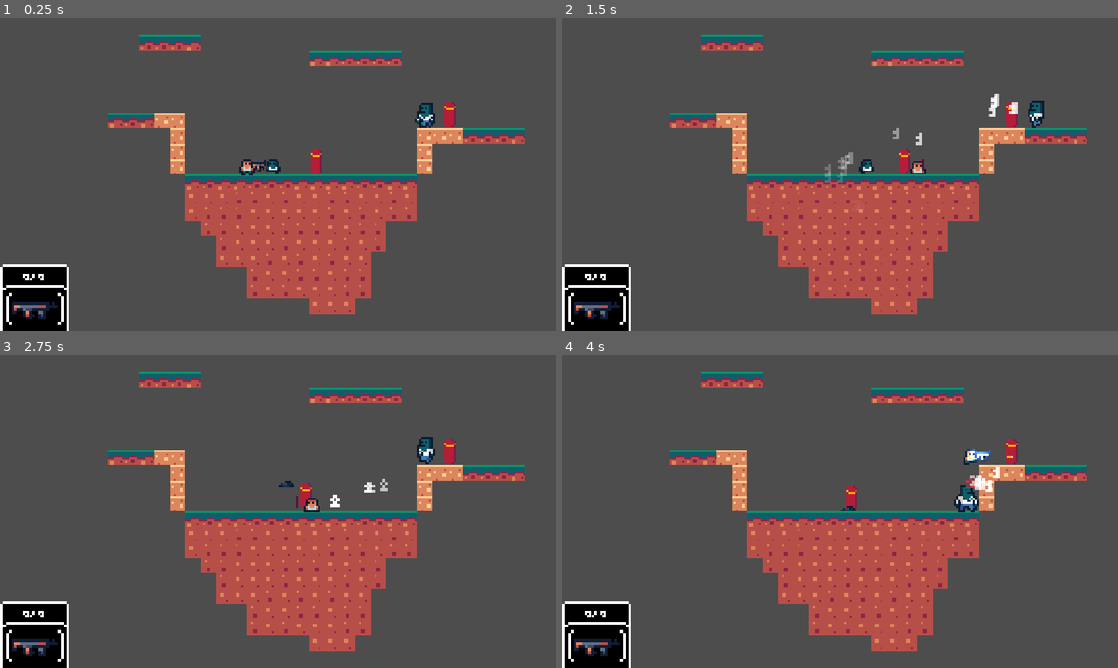
Above: before the commit, frames 1-4 (two rows, left to right).
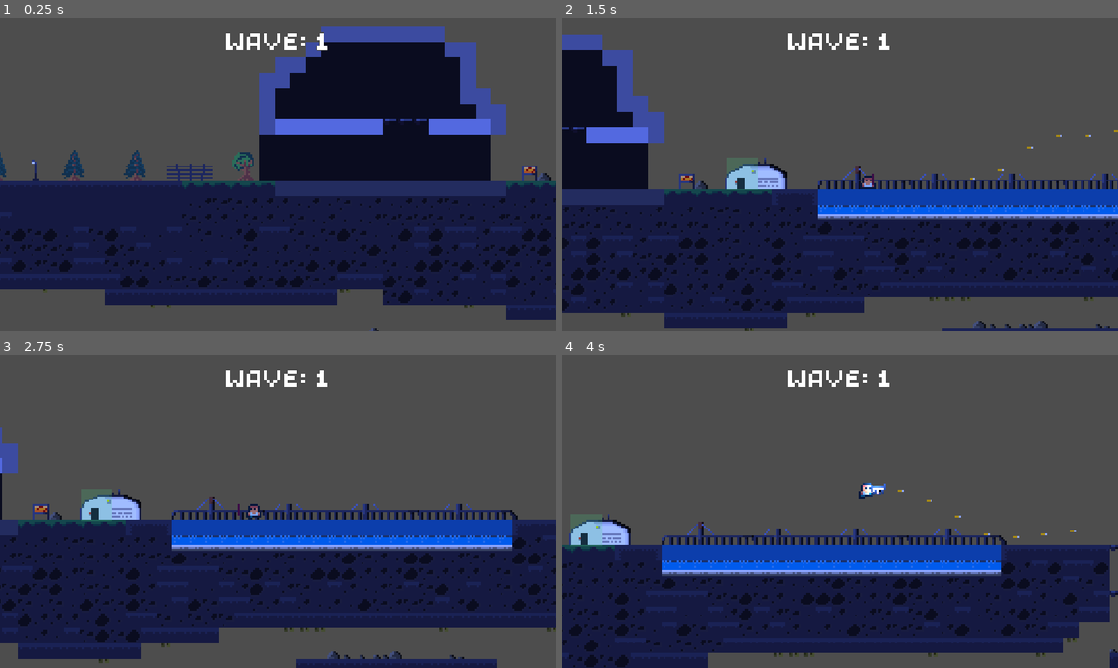
Above: after the commit, the same moments.

Repository: OllieBlomfield/zombie_game
Game: Godot game, scene res://scenes/levels/World.tscn
The game is run twice, just before and just after one commit, with the same random seed, the same clock (stepped at 60 frames per second) and the same inputs. Before the commit the project starts from res://scenes/levels/ollie_test_level.tscn.
Inputs:
- Up to frame 1 (0.25 s): no input
- Up to frame 2 (1.5 s): hold M (attack) 0.53-1.28 s; hold D (right) from 0.53 s (still down); tap Space (jump) at 0.77 s; tap R (next_weapon) at 1.35 s
- Up to frame 3 (2.75 s): tap Space (jump) at 1.52 s; release D (right) at 2.03 s; hold A (left) from 2.03 s (still down); hold M (attack) from 2.03 s (still down)
- Up to frame 4 (4 s): release A (left) at 2.78 s; release M (attack) at 2.78 s; hold D (right) from 2.78 s (still down); tap R (next_weapon) at 2.85 s; tap Space (jump) at 3.02, 3.77 s; hold M (attack) from 3.53 s (still down)

The runs differ from the first frame. In frame 1, 63% of the frame differs, in the area x 0-100%, y 2-100%; in frame 2, 55%; in frame 3, 48%; in frame 4, 46%.
Error before the commit: Invalid call. Nonexistent function 'get_icon' in base 'Node2D (RangedWeapon)'. (res://scripts/Ui/player_ui.gd:19)

Commit message:
Zombie AI improved

Diff:
--- a/project.godot
+++ b/project.godot
@@ -11,7 +11,7 @@
 [application]
 
 config/name="ZombiePestControl"
-run/main_scene="uid://c6l8nvlqbktli"
+run/main_scene="uid://dh66xemkmac2y"
 config/features=PackedStringArray("4.6", "GL Compatibility")
 run/max_fps=60
 config/icon="res://icon.svg"
@@ -30,6 +30,9 @@
 player=""
 enemy=""
 enemyspawnpoint=""
+spawner=""
+TankZombie=""
+RegularZombie=""
 
 [input]
 
--- a/scenes/levels/World.tscn
+++ b/scenes/levels/World.tscn
@@ -1,27 +1,46 @@
 [gd_scene format=3 uid="uid://dh66xemkmac2y"]
 
+[ext_resource type="Script" uid="uid://xomigwrl5nnj" path="res://scripts/Ui/canvas_layer.gd" id="1_7xgas"]
 [ext_resource type="PackedScene" uid="uid://dcbblyvxmku4p" path="res://scenes/levels/level_1.tscn" id="1_lfyvx"]
 [ext_resource type="PackedScene" uid="uid://brfc8nam2jl1o" path="res://UI/Interfaces/shop.tscn" id="1_w2p53"]
 [ext_resource type="PackedScene" uid="uid://bskwqmmwtsupu" path="res://scenes/objects/wave_spawner.tscn" id="2_w2p53"]
 [ext_resource type="PackedScene" uid="uid://dmkq5jw7w02uv" path="res://scenes/objects/player.tscn" id="3_7xgas"]
+[ext_resource type="LabelSettings" uid="uid://dymstalnyf7or" path="res://UI/Label Settings/Wave_count_label.tres" id="3_gy5pc"]
 
 [node name="World" type="Node2D" unique_id=2129332960]
 
 [node name="CanvasLayer" type="CanvasLayer" parent="." unique_id=717482915]
+script = ExtResource("1_7xgas")
 
 [node name="Shop" parent="CanvasLayer" unique_id=1402826952 instance=ExtResource("1_w2p53")]
 visible = false
 
 [node name="WaveLabel" type="Label" parent="CanvasLayer" unique_id=2048865028]
-offset_right = 40.0
+anchors_preset = 5
+anchor_left = 0.5
+anchor_right = 0.5
+offset_left = -20.0
+offset_right = 20.0
 offset_bottom = 23.0
+grow_horizontal = 2
+label_settings = ExtResource("3_gy5pc")
 
 [node name="EscapeLabel" type="Label" parent="CanvasLayer" unique_id=365116433]
-offset_right = 40.0
-offset_bottom = 23.0
+anchors_preset = 5
+anchor_left = 0.5
+anchor_right = 0.5
+offset_left = -20.0
+offset_top = 35.0
+offset_right = 20.0
+offset_bottom = 58.0
+grow_horizontal = 2
+label_settings = ExtResource("3_gy5pc")
 
 [node name="Level1" parent="." unique_id=1871229206 instance=ExtResource("1_lfyvx")]
 
-[node name="WaveSpawner" parent="." unique_id=1270486080 instance=ExtResource("2_w2p53")]
+[node name="WaveSpawner" parent="." unique_id=1270486080 groups=["spawner"] instance=ExtResource("2_w2p53")]
+wave_length = 5
 
 [node name="Player" parent="." unique_id=1359689479 instance=ExtResource("3_7xgas")]
+
+[editable path="Level1"]
--- a/scenes/objects/player.tscn
+++ b/scenes/objects/player.tscn
@@ -14,11 +14,10 @@
 [sub_resource type="CircleShape2D" id="CircleShape2D_54rde"]
 radius = 4.0
 
-[node name="Player" type="CharacterBody2D" unique_id=1359689479 node_paths=PackedStringArray("camera", "health", "hurtbox") groups=["player"]]
+[node name="Player" type="CharacterBody2D" unique_id=1359689479 node_paths=PackedStringArray("health", "hurtbox") groups=["player"]]
 z_index = 5
 collision_mask = 4
 script = ExtResource("1_a8lix")
-camera = NodePath("Camera2D")
 health = NodePath("Health")
 hurtbox = NodePath("HurtBox")
 
@@ -84,3 +83,7 @@
 
 [node name="LeftWeaponPos" type="Marker2D" parent="Weapons" unique_id=517322158]
 position = Vector2(-2, 0)
+
+[node name="Camera2D" type="Camera2D" parent="." unique_id=1163764167]
+zoom = Vector2(4, 4)
+position_smoothing_enabled = true
--- a/scenes/objects/zombie.tscn
+++ b/scenes/objects/zombie.tscn
@@ -85,7 +85,7 @@
 "speed": 3.0
 }]
 
-[node name="Zombie" type="CharacterBody2D" unique_id=1721881803 node_paths=PackedStringArray("health", "hitbox", "hurtbox")]
+[node name="Zombie" type="CharacterBody2D" unique_id=1721881803 node_paths=PackedStringArray("health", "hitbox", "hurtbox") groups=["RegularZombie"]]
 collision_layer = 2
 collision_mask = 6
 script = ExtResource("1_xcqe2")
--- /dev/null
+++ b/scripts/Ui/canvas_layer.gd
@@ -0,0 +1,17 @@
+extends CanvasLayer
+
+@onready var wave_label: Label = $WaveLabel
+@onready var escape_label: Label = $EscapeLabel
+
+func _ready():
+	var spawner = get_tree().get_first_node_in_group("spawner")
+	spawner.wave_started.connect(_on_wave_started)
+	spawner.escape_unlocked.connect(_on_escape_unlocked)
+	escape_label.visible = false
+
+func _on_wave_started(wave_number):
+	wave_label.text = "Wave: " + str(wave_number)
+
+func _on_escape_unlocked():
+	escape_label.text = "Find the exit!"
+	escape_label.visible = true
--- a/scripts/Ui/exit_button.gd
+++ b/scripts/Ui/exit_button.gd
@@ -3,5 +3,6 @@
 @onready var shop: Control = $".."
 
 func _on_pressed() -> void:
+	get_tree().get_first_node_in_group("spawner").reset_wave()
 	shop.visible = false
 	GameManager.unpause_game()
--- a/scripts/objects/player.gd
+++ b/scripts/objects/player.gd
@@ -1,5 +1,6 @@
 class_name Player
 extends GameCharacter
+
 
 signal update_weapon_ui
 
@@ -50,12 +51,13 @@
 
 
 @onready var animated_sprite_2d: AnimatedSprite2D = $AnimatedSprite2D
+@onready var player_spawn_point: Area2D = $"../Level1/PlayerSpawnPoint"
 
 func _ready() -> void:
 	#weapon.attack_finished.connect(_attack_finished)
 	hurtbox.received_hit.connect(_on_received_hit)
-	#if player_spawn_point:
-	#	global_position = player_spawn_point.global_position
+	if player_spawn_point:
+		global_position = player_spawn_point.global_position
 	GameManager.player = self
 
 func _physics_process(delta: float) -> void:
--- a/scripts/objects/wave_spawner.gd
+++ b/scripts/objects/wave_spawner.gd
@@ -1,5 +1,8 @@
 class_name WaveSpawner
 extends Node2D
+
+signal wave_started(wave_number)
+signal escape_unlocked
 
 @export var enemy_list: Array[PackedScene]
 
@@ -18,7 +21,6 @@
 	return get_tree().get_nodes_in_group("enemyspawnpoint")
 
 func generate_wave():
-	change_wave_label()
 	spawn_queue.clear()
 	points = current_wave * 10
 	while points > 0:
@@ -32,6 +34,7 @@
 	spawn_wave()
 
 func spawn_wave():
+	wave_started.emit(current_wave)
 	var spawn_points = get_spawn_points()
 
 	for enemy_scene in spawn_queue:
@@ -39,21 +42,18 @@
 		add_child(enemy)
 		var point = spawn_points.pick_random()
 		enemy.global_position = point.global_position
-		await get_tree().create_timer(.2).timeout
+		await get_tree().create_timer(.5).timeout
 	await get_tree().create_timer(wave_length).timeout
 	current_wave += 1
 	if current_wave > max_waves:
-		#escape_label.text = "Return to the shelter!"
+		escape_unlocked.emit()
 		GameManager.can_leave = true
 	else:
 		generate_wave()
 
-func change_wave_label():
-	pass
-	#wave_label.text = "Wave: " + str(current_wave)
-
 func reset_wave():
 	GameManager.player_active = true
+	GameManager.can_leave = false
 	max_waves += 1
 	current_wave = 1
 	generate_wave()
--- a/scripts/objects/zombie.gd
+++ b/scripts/objects/zombie.gd
@@ -1,4 +1,4 @@
-class_name Enemy
+class_name EnemyTank
 extends GameCharacter
 
 @export var player: CharacterBody2D
@@ -35,10 +35,12 @@
 
 var can_attack = true
 
+var zombie_type: String
+
 func _ready() -> void:
-	speed = randi_range(50,70)
+	get_zombie_type()
+	set_speed(zombie_type)
 	player = get_tree().get_first_node_in_group("player")
-
 	hurtbox.received_hit.connect(damaged_received)
 	hitbox.hurtbox_hit.connect(_attack_hit)
 	animated_sprite_2d.animation_finished.connect(_on_animation_finished)
@@ -74,8 +76,7 @@
 	wall_detector.target_position.x = 20 * dir
 
 	var direction = sign(player.position.x - position.x)
-	velocity.x += acceleration * direction
-	velocity *= 0.9
+	velocity.x = move_toward(velocity.x, dir * speed, acceleration)
 
 	if wall_detector.is_colliding() and is_on_floor():
 		jump(player.global_position.y)
@@ -166,6 +167,14 @@
 	elif area is DropNode and player.global_position.y > global_position.y + 3:
 		position.y += 5
 
+func get_zombie_type():
+	if is_in_group("RegularZombie"):
+		zombie_type = "RegularZombie"
+	elif is_in_group("TankZombie"):
+		zombie_type = "TankZombie"
 
-func _on_hit_box_body_entered(body: Node2D) -> void:
-	print("HIT")
+func set_speed(zombie_type: String):
+	if zombie_type == "RegularZombie":
+		speed = randi_range(15,30)
+	elif zombie_type == "TankZombie":
+		speed = randi_range(10,20)
--- a/scripts/weapons/muzzle_flash.gd
+++ b/scripts/weapons/muzzle_flash.gd
@@ -1,5 +1,4 @@
 extends PointLight2D
-class_name MuzzleFlash
 
 @onready var timer: Timer = $Timer
 
Not shown, added: scripts/Ui/canvas_layer.gd.uid
